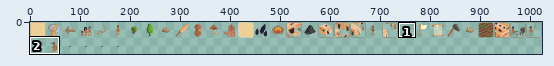
Two states of a sprite sheet, Assets/Sprites/Buttons/Unit Buttons.png. The first picture is a wide view before the edit; the outline marks the close-up.
Close-up. Old version:
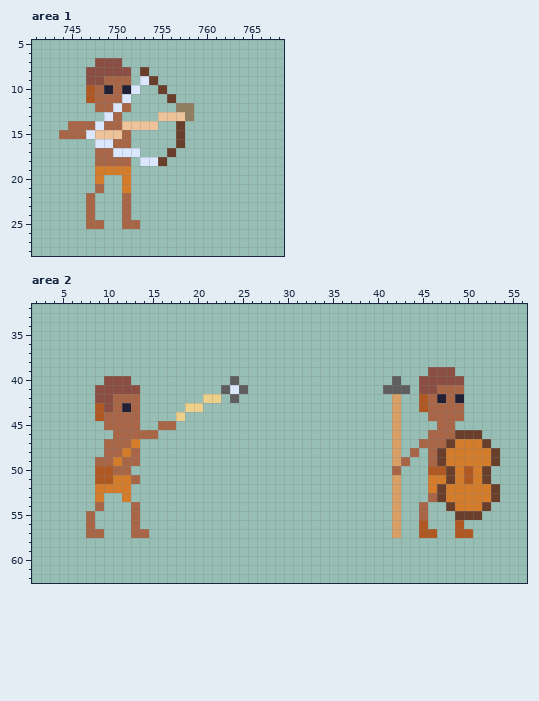
The file is 1024x64 pixels. Shown: area 1: x 741..768, y 5..28; area 2: x 2..56, y 32..62. The wide view leaves out empty margins. The commit also changed other parts of the picture, which this record leaves out.
After:
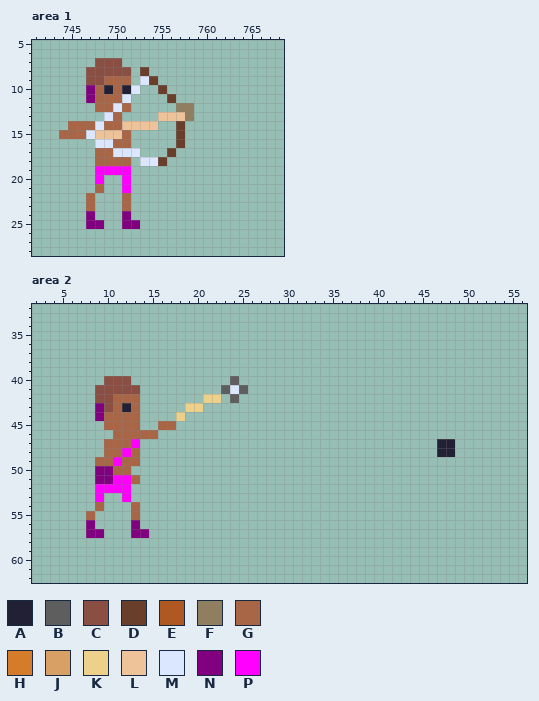
Palette (. is transparent): A #222034  B #5e5e5e  C #8a4e43  D #693f2c  E #b05821  F #8f7e60  G #a86647  H #d47c2a  J #d9a066  K #edd18a  L #eec39a  M #dbe7ff  N #800080  P #ff00ff
The edit:
Changed rows in their new state; - is an unchanged pixel.
Area 1:
first column x 747:
10 N
11 N
first column x 747:
19 -PPPP-
20 -P--P-
21 ----P-
24 N---N-
25 NN--NN
Area 2:
first column x 8:
39 --------------------------------------...-----
40 ----------------------------------.--.....----
41 ---------------------------------...-.....----
42 ----------------------------------.--.....----
43 -N--------------------------------.--.....----
44 -N--------------------------------.---....----
45 ----------------------------------.----..-----
46 ----------------------------------.---......--
47 -----P----------------------------.--..AA....-
48 ----P-----------------------------.-.-.AA.....
49 ---P------------------------------..--........
50 -NN-------------------------------.---.......-
51 -NNPP-----------------------------.---.......-
52 -PPPP-----------------------------.---........
53 -P--P-----------------------------.---........
54 ----------------------------------.--.--.....-
55 ----------------------------------.--.---...--
56 N----N----------------------------.--.---.----
57 NN---NN---------------------------.--..--..---
Where, in picture pixels (left, top, right, bottom), the same in both close-ups:
changed: (86, 85, 95, 103)
changed: (86, 166, 140, 229)
changed: (383, 367, 500, 538)
changed: (86, 403, 149, 538)
